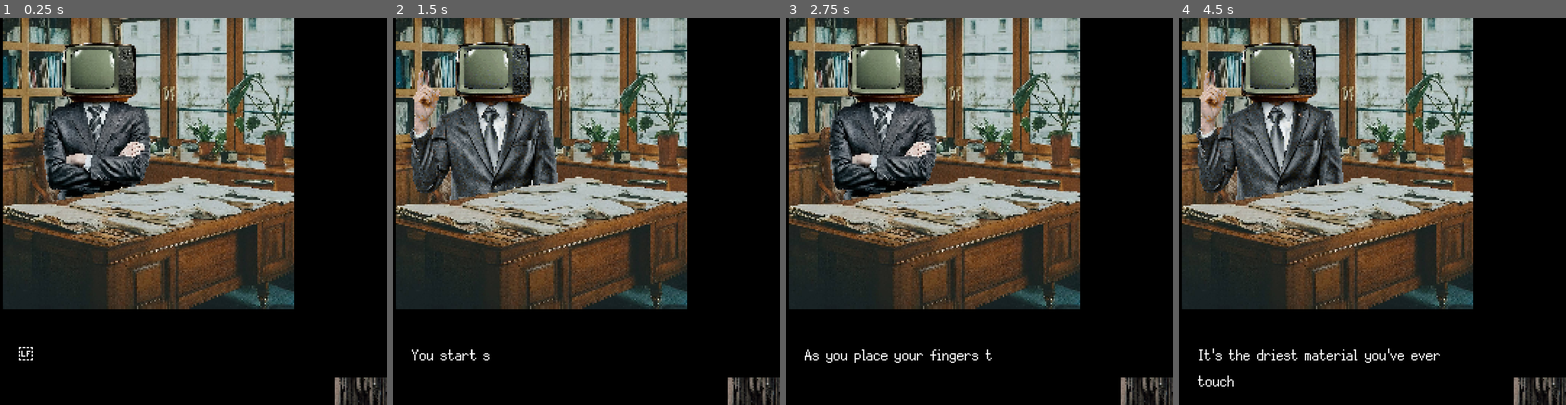
Above: before the commit, frames 1-4 (left to right).
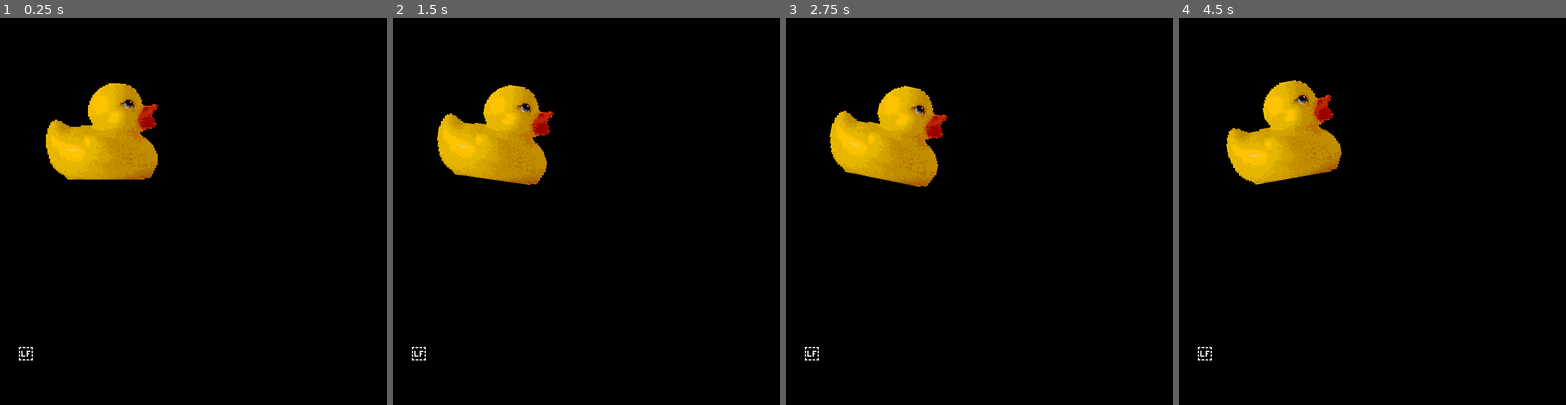
Above: after the commit, the same moments.

Repository: Cuber01/GoldenDuck
Game: Godot game, scene res://main.tscn
Same seed, same stepped clock (60 frames per second), same inputs: the game is played once before the commit and once after it.
Inputs (mouse positions are in pixels of both pictures, inside the frame that each line leads up to):
- Up to frame 1 (0.25 s): no input
- Up to frame 2 (1.5 s): tap Enter (ui_accept) at 0.5, 0.77 s; click (586, 374) at 1.25 s, where only the run before the commit has a clickable "READ IT"
- Up to frame 3 (2.75 s): tap Enter (ui_accept) at 2.27 s
- Up to frame 4 (4.5 s): tap Enter (ui_accept) at 3.77 s

The runs differ from the first frame. In frame 1, 56% of the frame differs, in the area x 0-100%, y 0-100%; in frame 2, 57%; in frame 3, 57%; in frame 4, 57%.
Error after the commit: Attempt to call function 'change_pose' in base 'null instance' on a null instance. (res://Game.gd:28)

Commit message:
featuring animated ducks

Diff:
--- /dev/null
+++ b/Item.gd
@@ -0,0 +1,9 @@
+extends Sprite2D
+
+var rotate = true
+
+func _ready():
+	if rotate:
+		var tween = create_tween().set_loops(INF).set_trans(Tween.TRANS_QUAD).set_ease(Tween.EASE_IN_OUT)
+		tween.tween_property(self, "rotation_degrees", 12, 2.5)
+		tween.tween_property(self, "rotation_degrees", -12, 2.5)
--- /dev/null
+++ b/item.tscn
@@ -0,0 +1,8 @@
+[gd_scene load_steps=3 format=3 uid="uid://dgejj8lmsl7lw"]
+
+[ext_resource type="Texture2D" uid="uid://bhmxsu406j3li" path="res://assets/golden-duck.png" id="1_wv8m6"]
+[ext_resource type="Script" path="res://Item.gd" id="2_lp1i7"]
+
+[node name="Item" type="Sprite2D"]
+texture = ExtResource("1_wv8m6")
+script = ExtResource("2_lp1i7")
--- a/main.tscn
+++ b/main.tscn
@@ -1,15 +1,11 @@
-[gd_scene load_steps=5 format=3 uid="uid://djk14je0vupb"]
+[gd_scene load_steps=4 format=3 uid="uid://djk14je0vupb"]
 
 [ext_resource type="Script" path="res://Game.gd" id="1_nevx3"]
-[ext_resource type="PackedScene" uid="uid://dgci7um3g3uso" path="res://scenery/office.tscn" id="3_t8rl7"]
-[ext_resource type="PackedScene" uid="uid://tigkkacwsg6d" path="res://scenery/street.tscn" id="4_2jd8k"]
+[ext_resource type="PackedScene" uid="uid://dgejj8lmsl7lw" path="res://item.tscn" id="3_5ttt4"]
 [ext_resource type="FontFile" uid="uid://bltlmx5euowoc" path="res://assets/Silver.ttf" id="4_jpoeh"]
 
 [node name="Game" type="Node2D"]
 script = ExtResource("1_nevx3")
-
-[node name="Office" parent="." instance=ExtResource("3_t8rl7")]
-position = Vector2(1, -1)
 
 [node name="DialogueLabel" type="RichTextLabel" parent="."]
 offset_left = 13.0
@@ -29,9 +25,6 @@
 theme_override_fonts/normal_font = ExtResource("4_jpoeh")
 theme_override_font_sizes/normal_font_size = 16
 
-[node name="Street" parent="." instance=ExtResource("4_2jd8k")]
-position = Vector2(230, 247)
-
 [node name="TransitionFade" type="ColorRect" parent="."]
 offset_right = 200.0
 offset_bottom = 200.0
@@ -41,3 +34,6 @@
 offset_left = -200.0
 offset_bottom = 200.0
 color = Color(0, 0, 0, 1)
+
+[node name="Item" parent="." instance=ExtResource("3_5ttt4")]
+position = Vector2(70, 78)
--- a/project.godot
+++ b/project.godot
@@ -34,4 +34,5 @@
 textures/canvas_textures/default_texture_filter=0
 renderer/rendering_method="gl_compatibility"
 renderer/rendering_method.mobile="gl_compatibility"
+textures/lossless_compression/force_png=true
 environment/defaults/default_clear_color=Color(0, 0, 0, 1)
